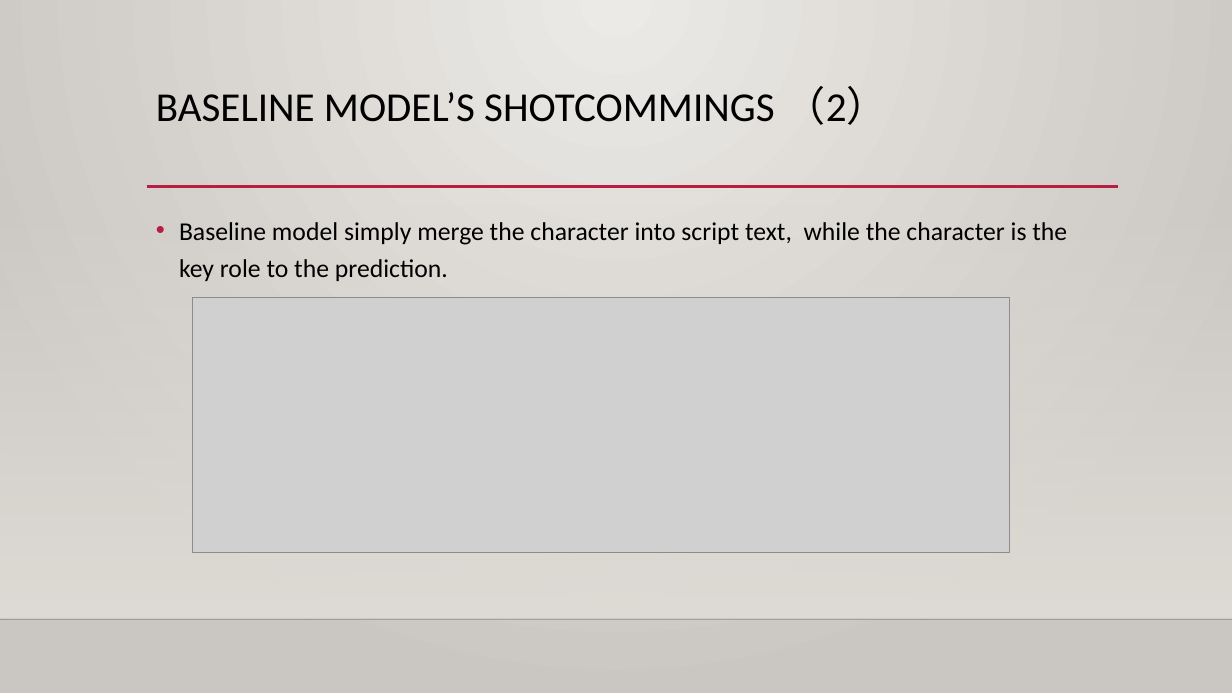
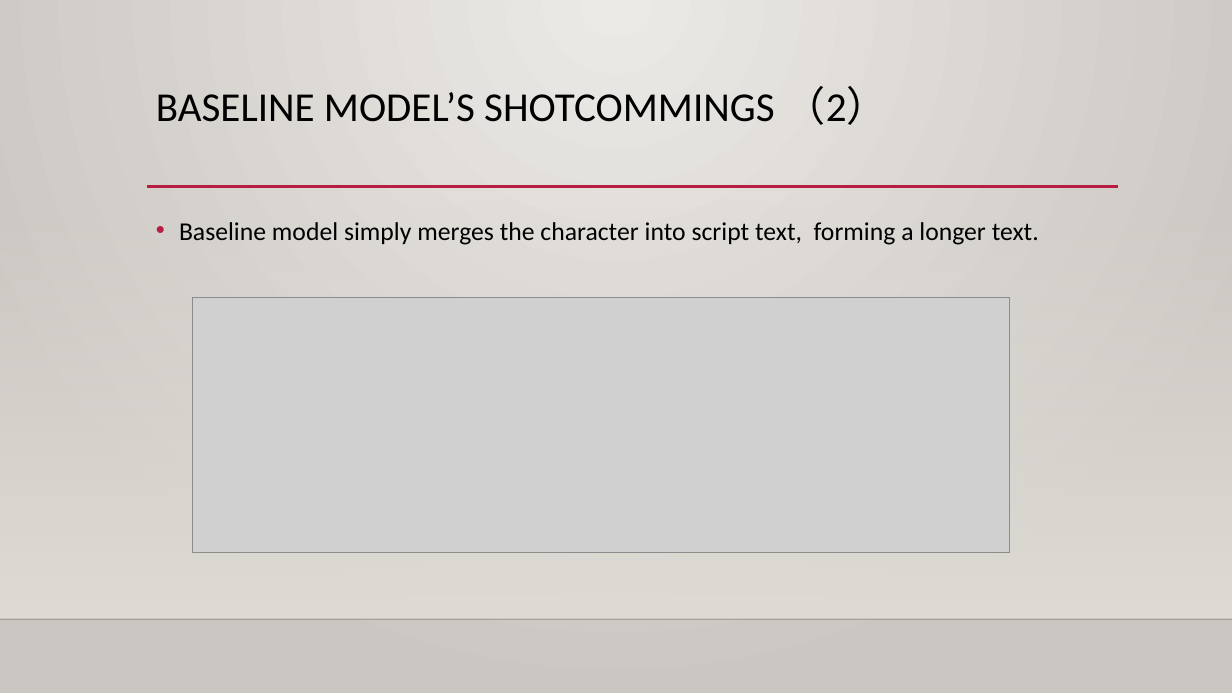
Before and after one commit to ErinYY/IIT-CS584-course-project-script_emotion, a slide deck: slide 12 of CS584_Team39_Presentation1_tjh.pptx (slide 9 before the commit). Drawn at 1232x693 pixels with LibreOffice and Linux fonts; fonts in the diff are those of the drawing; grey boxes stand for pictures; background and template pictures are left out. Boxes give left, top, right and bottom in pixels: in the first picture for what was removed or moved away, otherwise in the second. Text is boxed around its words. In the diff, an @@ line names an element or a change of style, - is before the commit and + after.

```diff
--- a/CS584_Team39_Presentation1_tjh.pptx
+++ b/CS584_Team39_Presentation1_tjh.pptx
@@ text at [179, 222, 1039, 245]: text changed @@
-• Baseline model simply merge the character into script text, while the character is the key role to the prediction.
+• Baseline model simply merges the character into script text, forming a longer text.
```
Also in this commit, not shown: 9 other slides changed, 2 slides added, 1 slide removed.
